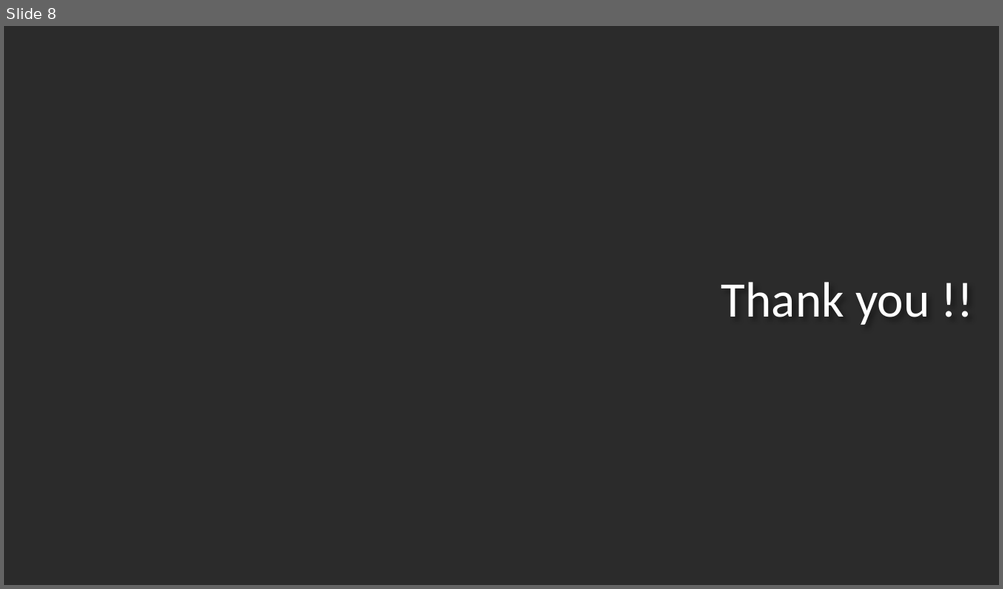
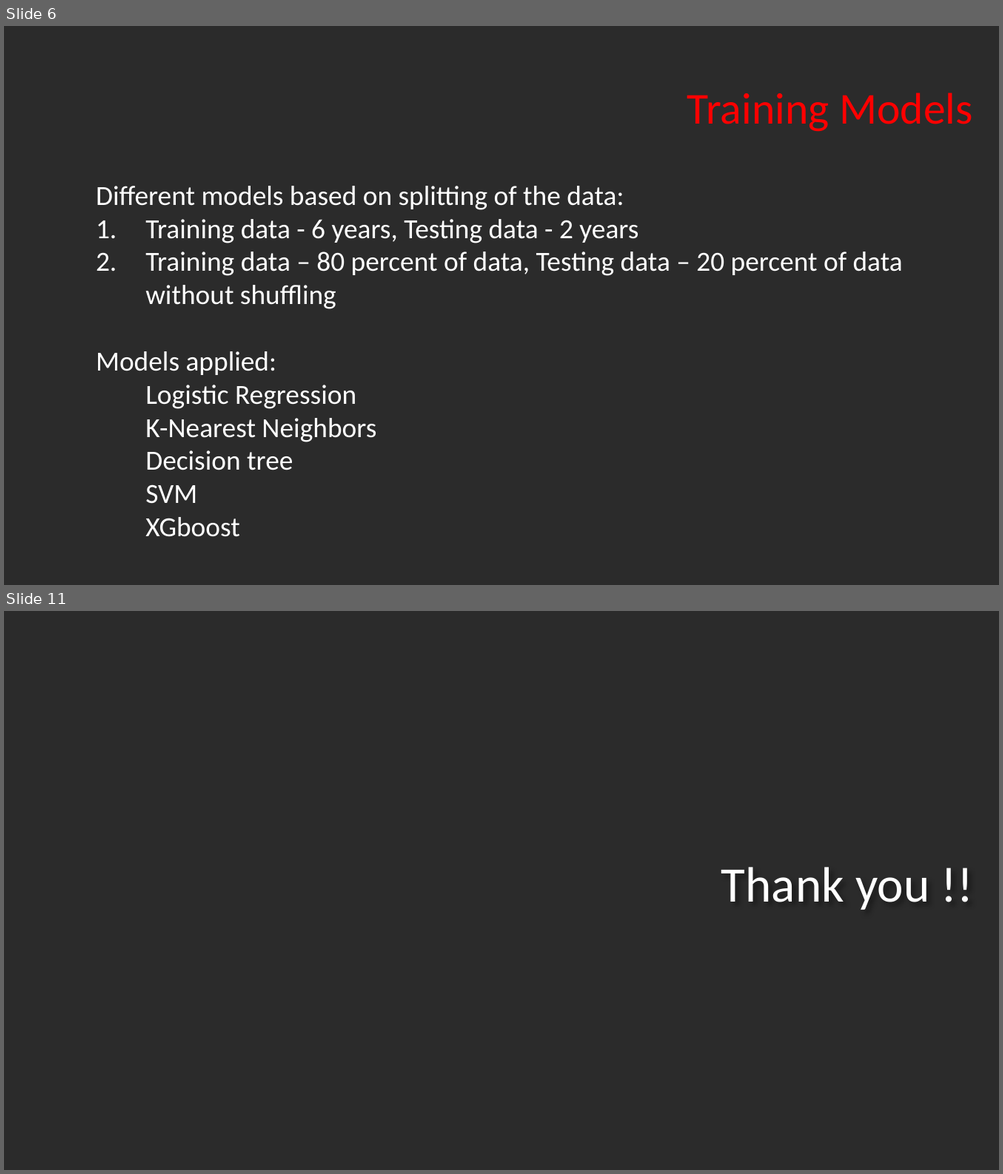
Before and after one commit to arundhathi-patil/ISM-6390-Data-Science-Project, a slide deck: DSP Presentation.pptx. Shown one above the other, each under a label of ours: slide 8 before the commit, slides 6 and 11 after it; the slides between them are not shown. The pictures are 1003x589 and 1003x1174 pixels, drawn with LibreOffice and Linux fonts; fonts in the diff are those of the drawing; background and template pictures are left out; a plain dark background stands for a picture behind light text. Boxes give left, top, right and bottom in pixels: in the first picture for what was removed or moved away, otherwise in the second. Text is boxed around its words. In the diff, an @@ line names an element or a change of style, - is before the commit and + after.

```diff
--- a/DSP Presentation.pptx
+++ b/DSP Presentation.pptx
@@ slide 6 added at <box>4,26,999,585</box>, background picture (left out) @@
@@ title added at <box>687,93,973,132</box>, 32 pt, text #FF0000 @@
+Training Models
@@ text added at <box>96,186,902,537</box>, 20 pt, text #FFFFFF @@
+Different models based on splitting of the data:
+1. Training data - 6 years, Testing data - 2 years
+2. Training data – 80 percent of data, Testing data – 20 percent of data without shuffling
+Models applied:
+  Logistic Regression
+  K-Nearest Neighbors
+  Decision tree
+  SVM
+  XGboost
@@ what was slide 8 is now slide 11 @@
```
Also in this commit, not shown: 5 slides changed, 3 other slides added, 1 slide removed.
